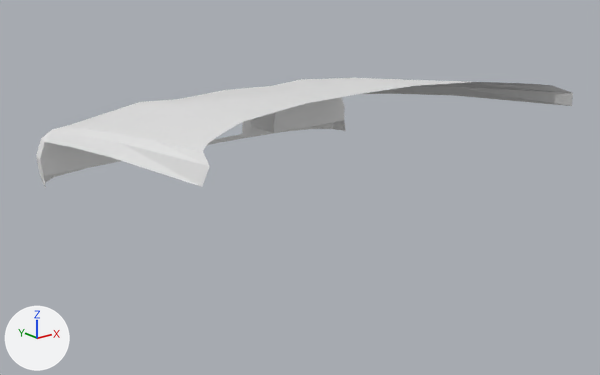
The Blender file volvo850r.blend, before and after one commit.
Camera for both pictures: a 50 mm camera at (-3.85, -2.0, 1.64) aimed at (0.12, 2.95, -0.34). The lights are fixed; the arrows at lower left show +X, +Y and +Z. The picture after the commit comes second.
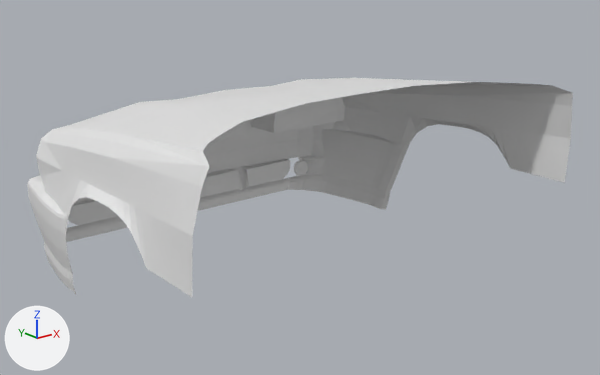
Changed parts and their boxes (x1, y1, x2, y2) in the pictures (600 x 375 px):
```json
{"object": "Plane", "change": "reshaped", "before": [36, 78, 573, 189], "after": [27, 78, 573, 297]}
{"part": 1, "of": "me_plane_001", "change": "built on", "before": [207, 121, 247, 145], "after": [27, 92, 572, 297]}
```

Edits to the scene script, one JSON object a line:
```json
{"block": "me_plane_001", "where": "# used by ob_plane; location = (0.0, 3.286, 0.0)"}
{"op": "remove", "block": "me_plane_001", "code": "me_plane_001.from_pydata(...)  # 96 vertices, 47 faces, 19 loose edges; spans x -1.71..0.0, y -1.74..1.16, z -0.3..0.55"}
{"op": "add", "block": "me_plane_001", "code": "me_plane_001.from_pydata(...)  # 416 vertices, 315 faces; spans x -1.71..0.0, y -1.74..1.36, z -0.99..0.55"}
{"block": "me_plane_001", "change": "me_plane_001 part 1: 1 vertex moved from x 0.0, y 1.16, z 0.11 to x 0.0, y 1.15, z 0.12; 17 vertices removed from x -1.71..0.0, y -1.16..1.16, z -0.28..0.09; 337 vertices added at x -1.71..0.0, y -1.5..1.36, z -0.99..0.38"}
```
